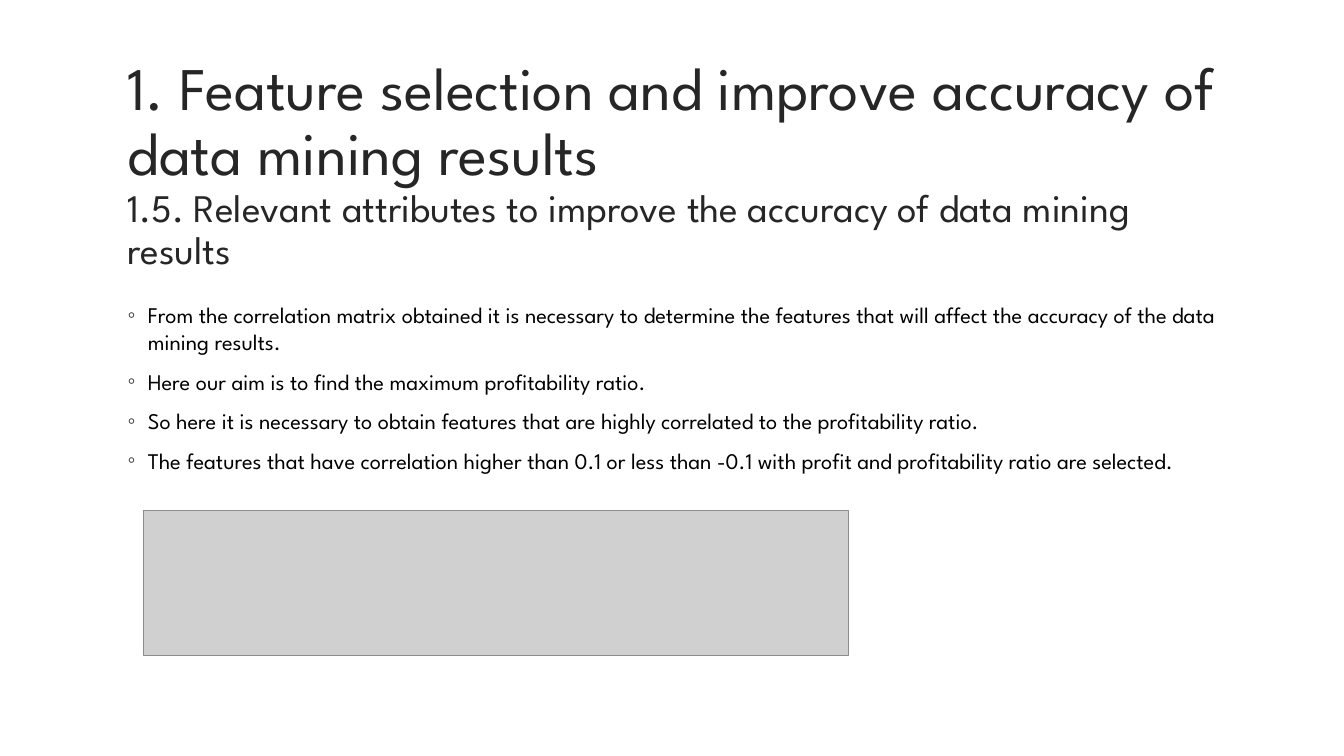
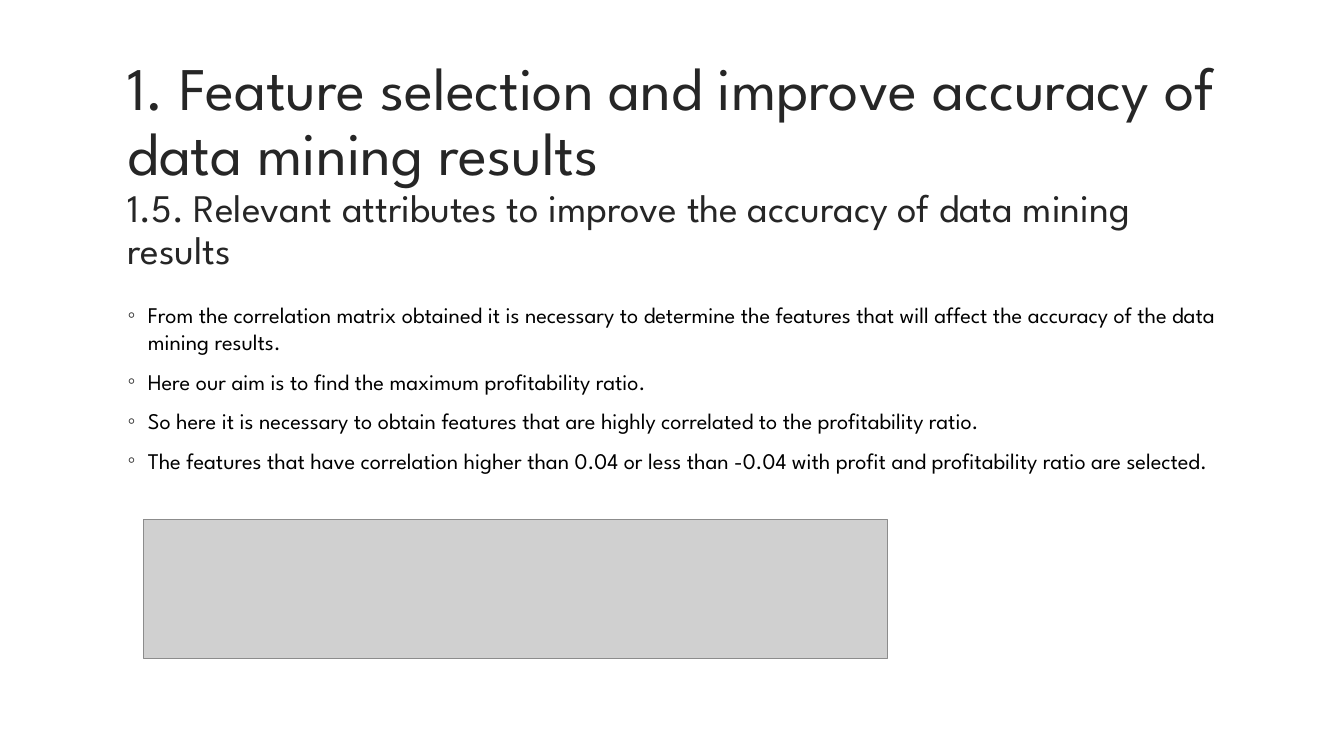
Before and after one commit to oguzhanakan0/comp541, a slide deck: slide 5 of reports/group-6-assignment-5.pptx. Drawn at 1344x756 pixels with LibreOffice and Linux fonts; fonts in the diff are those of the drawing; grey boxes stand for pictures. Boxes give left, top, right and bottom in pixels: in the first picture for what was removed or moved away, otherwise in the second. Text is boxed around its words. In the diff, an @@ line names an element or a change of style, - is before the commit and + after.

```diff
--- a/reports/group-6-assignment-5.pptx
+++ b/reports/group-6-assignment-5.pptx
@@ text at [148,453,1207,474]: text changed @@
-◦ The features that have correlation higher than 0.1 or less than -0.1 with profit and profitability ratio are selected.
+◦ The features that have correlation higher than 0.04 or less than -0.04 with profit and profitability ratio are selected.
@@ picture: place and size @@
-picture at [144,511,849,656]
+picture at [144,519,888,659]
```
Also in this commit, not shown: 2 other files.
